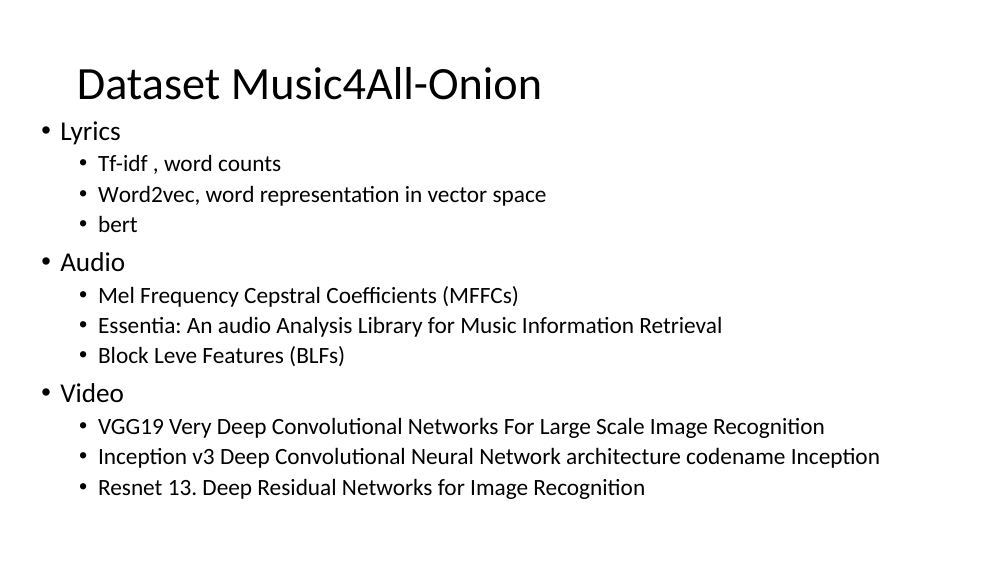
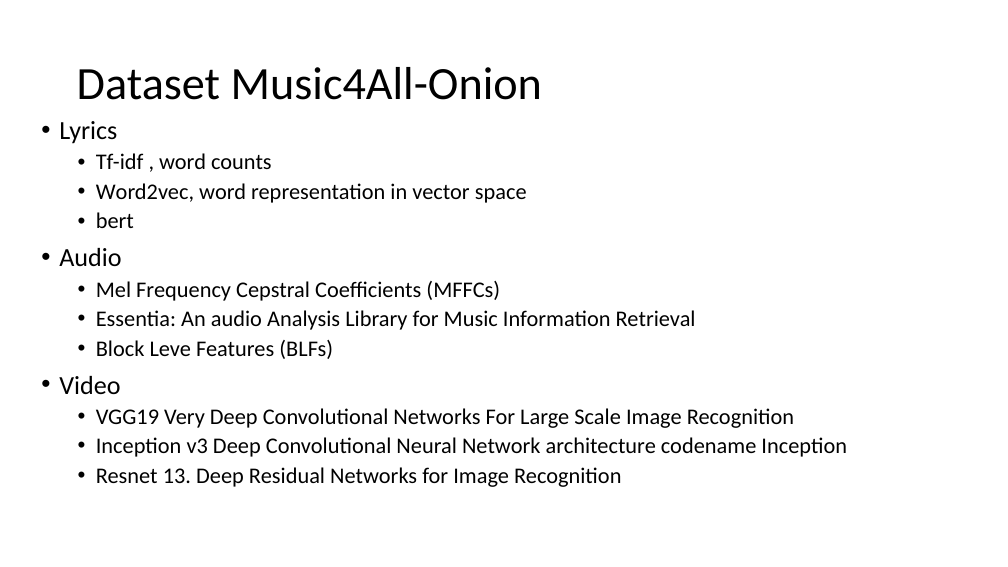
Before and after one commit to mmosc/MMSR, a slide deck: slide 2 of Presentation.pptx. Drawn at 1008x567 pixels with LibreOffice and Linux fonts; fonts in the diff are those of the drawing. Boxes give left, top, right and bottom in pixels: in the first picture for what was removed or moved away, otherwise in the second. Text is boxed around its words. In the diff, an @@ line names an element or a change of style, - is before the commit and + after.

```diff
--- a/Presentation.pptx
+++ b/Presentation.pptx
@@ text "Lyrics" at (59, 121, 847, 487): size 25.9 to 24.9 pt in "Lyrics", "Audio", "Video"; size 22.2 to 21.4 pt; indent changed @@
```
Also in this commit, not shown: 3 other slides changed.
